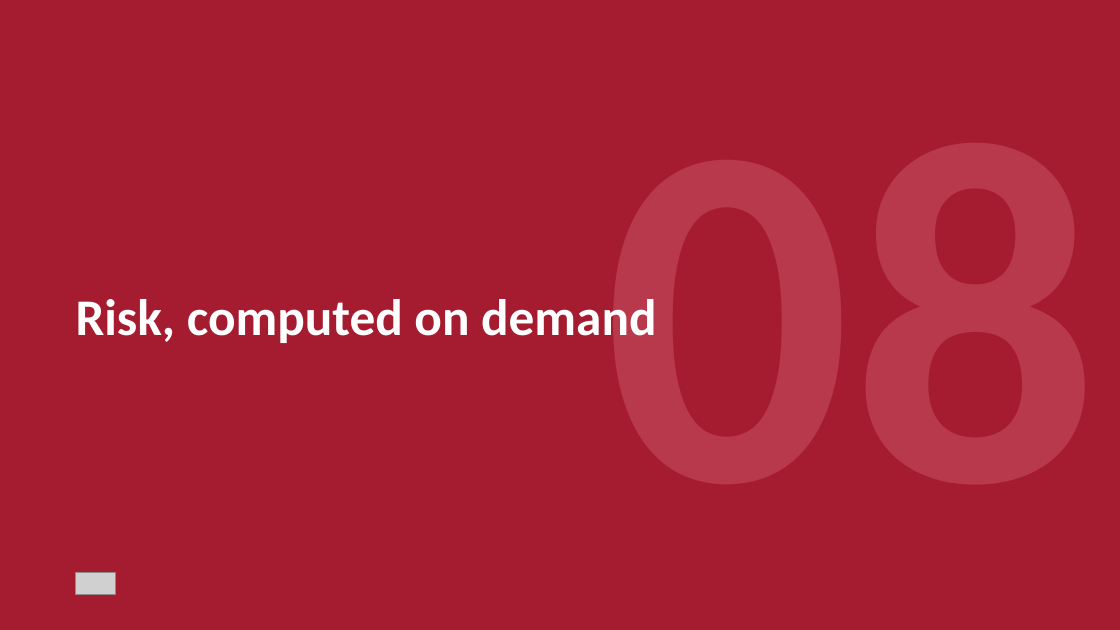
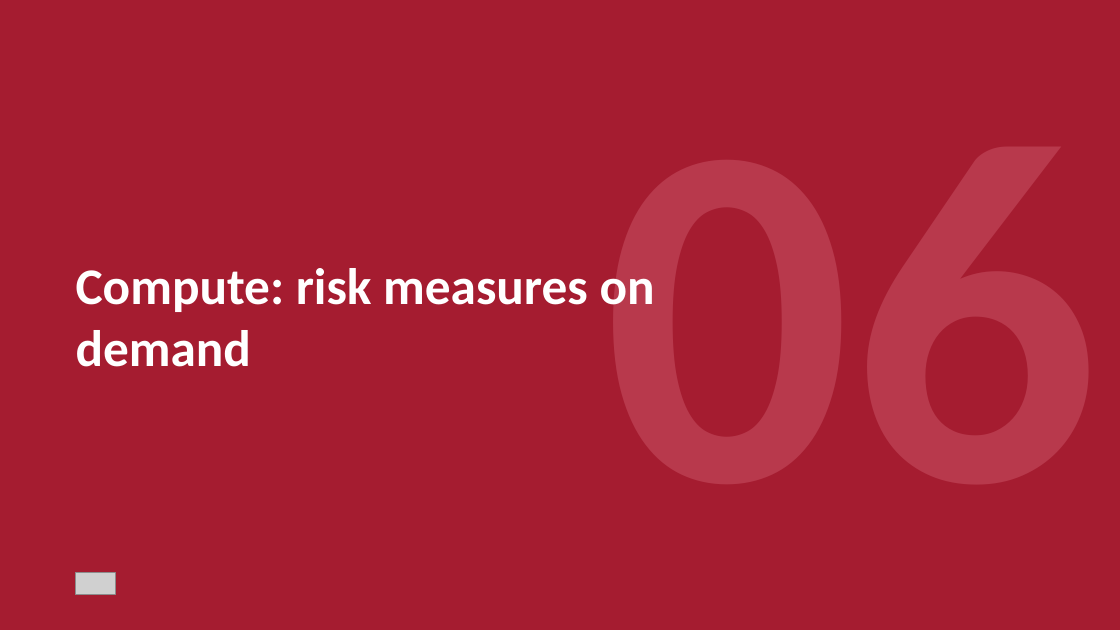
Before and after one commit to ajsinha/drishti, a slide deck: slide 50 of docs/publications/Drishti-Design-and-Evidence.pptx. Drawn at 1120x630 pixels with LibreOffice and Linux fonts; fonts in the diff are those of the drawing; grey boxes stand for pictures. Boxes give left, top, right and bottom in pixels: in the first picture for what was removed or moved away, otherwise in the second. Text is boxed around its words. In the diff, an @@ line names an element or a change of style, - is before the commit and + after.

```diff
--- a/docs/publications/Drishti-Design-and-Evidence.pptx
+++ b/docs/publications/Drishti-Design-and-Evidence.pptx
@@ text at bbox=[76, 268, 655, 367]: text changed @@
-Risk, computed on demand
+Compute: risk measures on demand
@@ text at bbox=[604, 278, 1100, 305]: text changed @@
-08
+06
```
Also in this commit, not shown: 14 other slides changed, 54 slides added, 5 slides removed, 1 other file.
